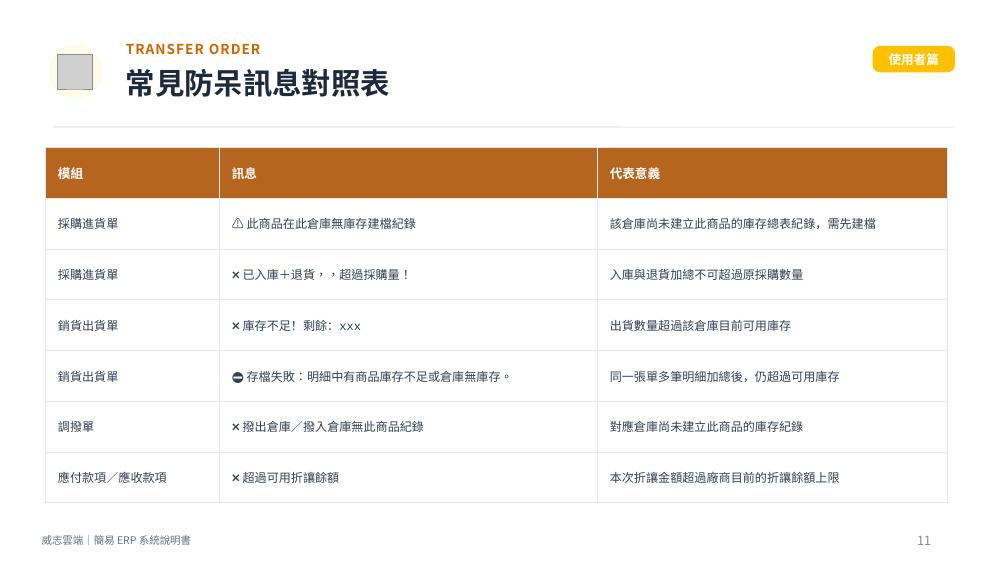
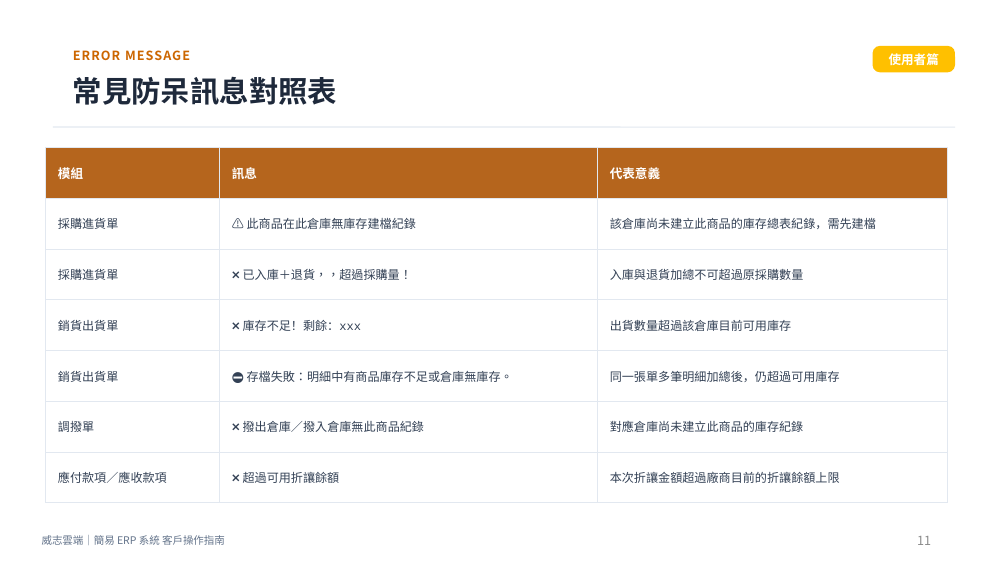
Before and after one commit to nkn262628/simple-erp-system, a slide deck: slide 11 of ERP說明_使用者篇.pptx. Drawn at 1008x567 pixels with LibreOffice and Linux fonts; fonts in the diff are those of the drawing; grey boxes stand for pictures. Boxes give left, top, right and bottom in pixels: in the first picture for what was removed or moved away, otherwise in the second. Text is boxed around its words. In the diff, an @@ line names an element or a change of style, - is before the commit and + after.

Commit message:
修訂說明書

```diff
--- a/ERP說明_使用者篇.pptx
+++ b/ERP說明_使用者篇.pptx
@@ ellipse removed at (48,45,103,99) @@
@@ picture removed at (57,54,92,89) @@
@@ text added at (73,50,190,60), 12 pt, text #CC6600, bold @@
+ERROR MESSAGE
@@ text removed at (126,43,260,54) @@
-TRANSFER ORDER
@@ text "常見防呆訊息對照表": place and size @@
-text "常見防呆訊息對照表" at (126,68,390,97)
+text "常見防呆訊息對照表" at (73,76,337,105)
@@ text at (42,535,225,545): text changed @@
-威志雲端｜簡易 ERP 系統說明書
+威志雲端｜簡易 ERP 系統 客戶操作指南
```
Also in this commit, not shown: 10 other slides changed, 3 other files.
